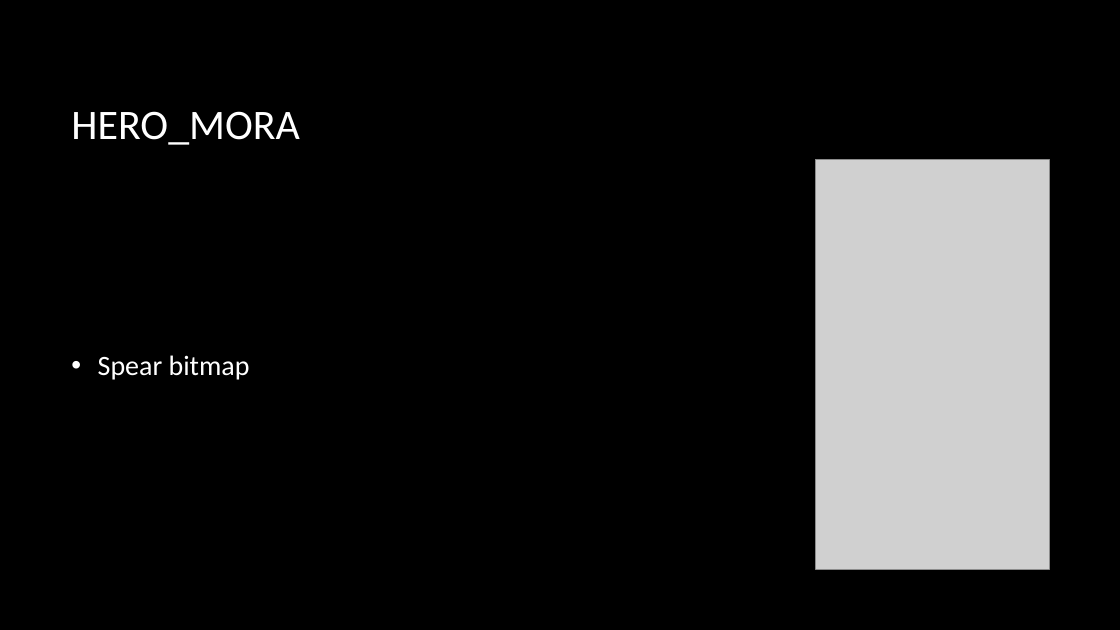
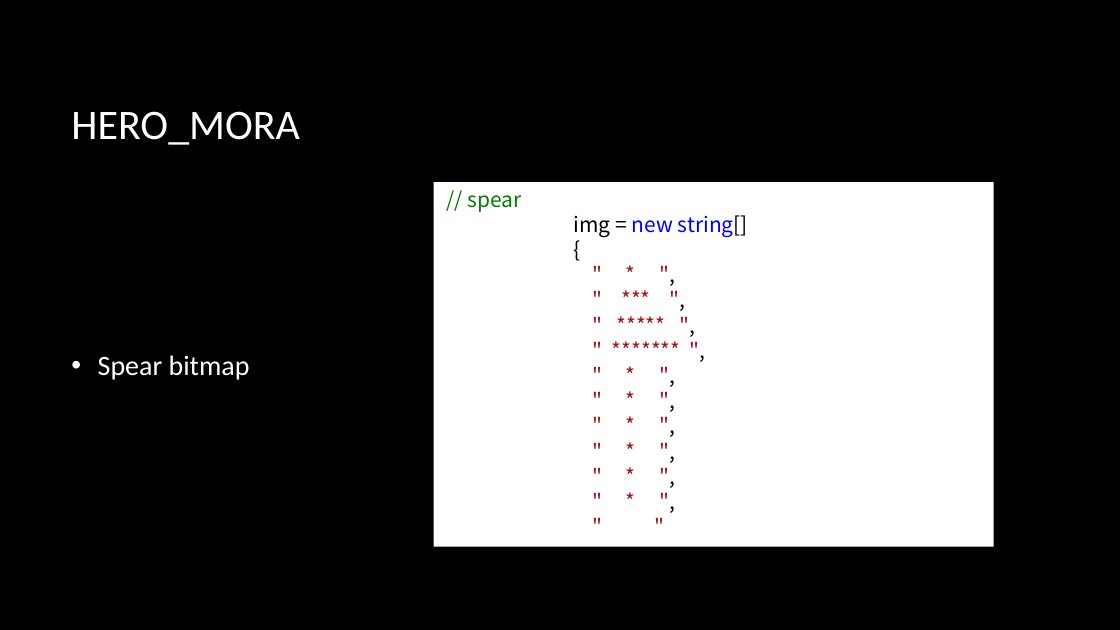
Before and after one commit to CaramelYo/Hero_Mora, a slide deck: slide 12 of Hero_Mora/bin/Release/Hero_Mora.pptx. Drawn at 1120x630 pixels with LibreOffice and Linux fonts; fonts in the diff are those of the drawing; grey boxes stand for pictures; background and template pictures are left out. Boxes give left, top, right and bottom in pixels: in the first picture for what was removed or moved away, otherwise in the second. Text is boxed around its words. In the diff, an @@ line names an element or a change of style, - is before the commit and + after.

Commit message:
change the images of bitmap into the word windows of it in ppt

```diff
--- a/Hero_Mora/bin/Release/Hero_Mora.pptx
+++ b/Hero_Mora/bin/Release/Hero_Mora.pptx
@@ picture removed at bbox=[815, 160, 1049, 569] @@
@@ rectangle added at bbox=[434, 182, 994, 547], fill #FFFFFF, 18 pt, text #A31515 @@
+// spear
+img = new string[]
+{
+" * ",
+" *** ",
+" ***** ",
+" ******* ",
+" * ",
+" * ",
+" * ",
+" * ",
+" * ",
+" * ",
+" "
```
Also in this commit, not shown: 4 other slides changed.
